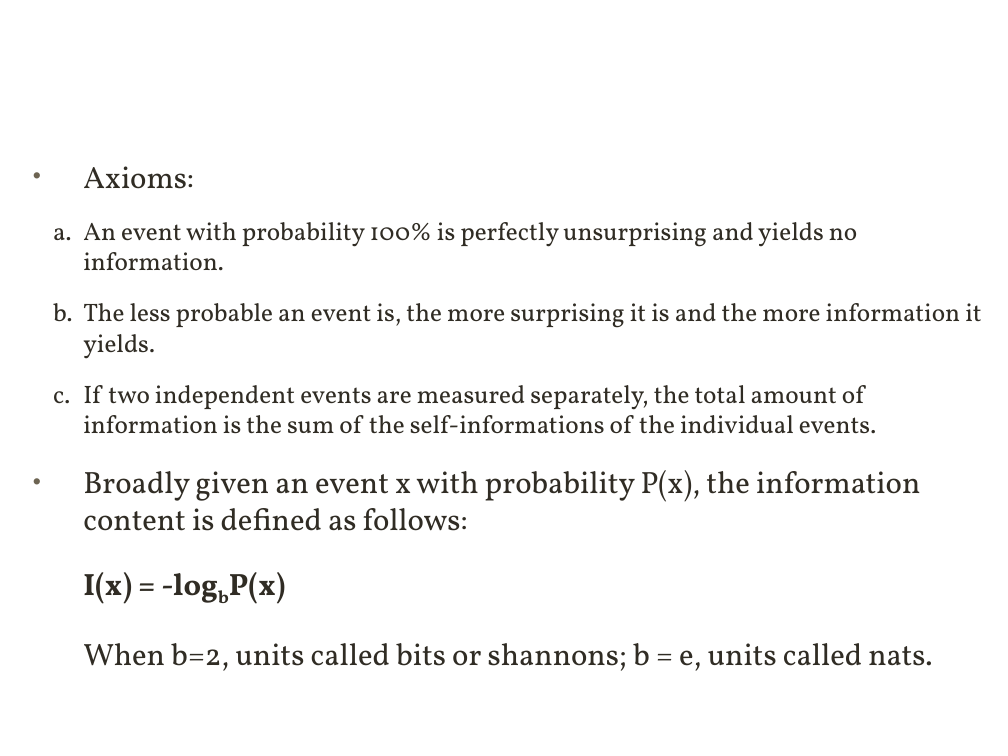
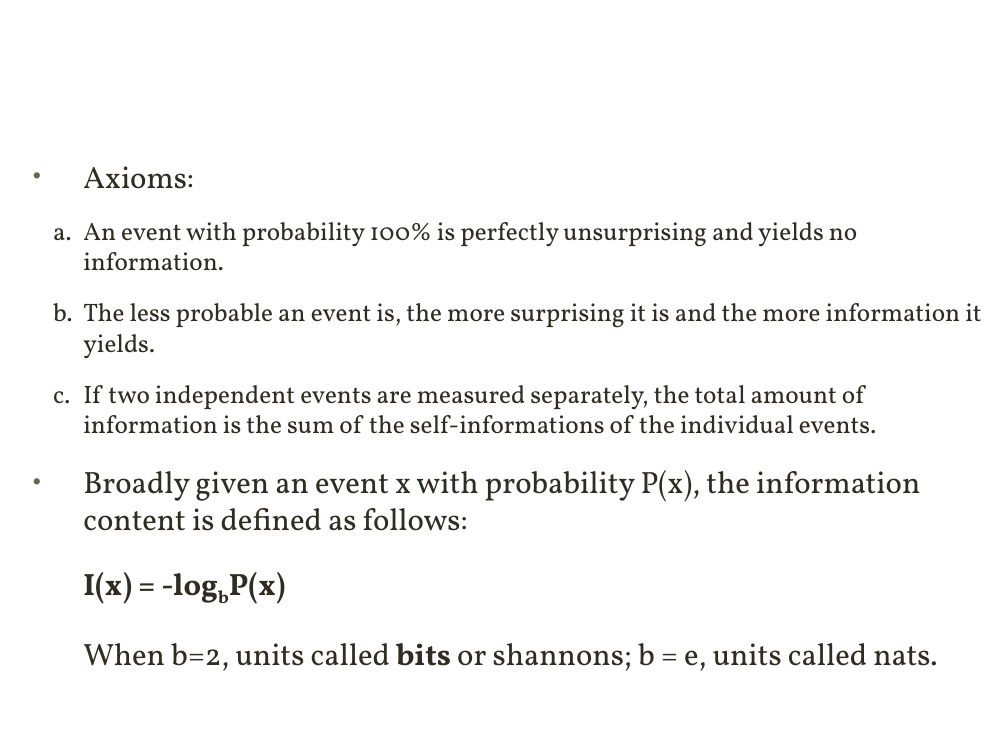
Before and after one commit to xuqinkun/Report, a slide deck: slide 11 of Deep Learning-3.12-3.14.pptx (slide 10 before the commit). Drawn at 1008x756 pixels with LibreOffice and Linux fonts; fonts in the diff are those of the drawing; background and template pictures are left out. Boxes give left, top, right and bottom in pixels: in the first picture for what was removed or moved away, otherwise in the second. Text is boxed around its words. In the diff, an @@ line names an element or a change of style, - is before the commit and + after.

```diff
--- a/Deep Learning-3.12-3.14.pptx
+++ b/Deep Learning-3.12-3.14.pptx
@@ text at (83,643,937,671): bold on in "bits" @@
```
Also in this commit, not shown: 9 other slides changed, 4 slides added, 2 slides removed.
